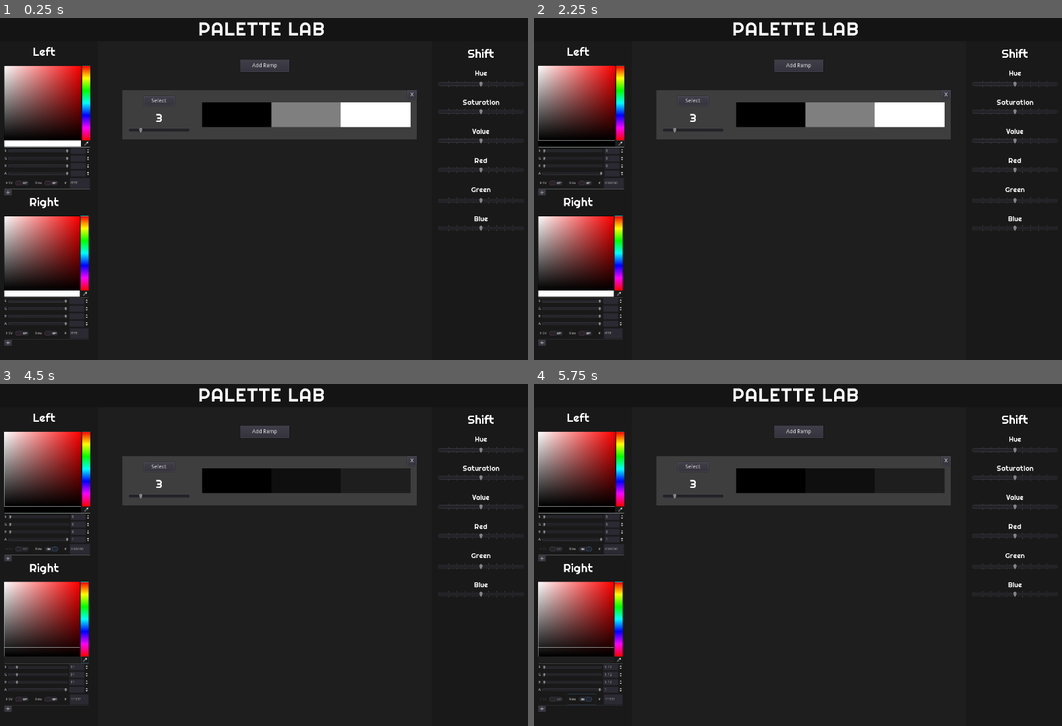
Above: before the commit, frames 1-4 (two rows, left to right).
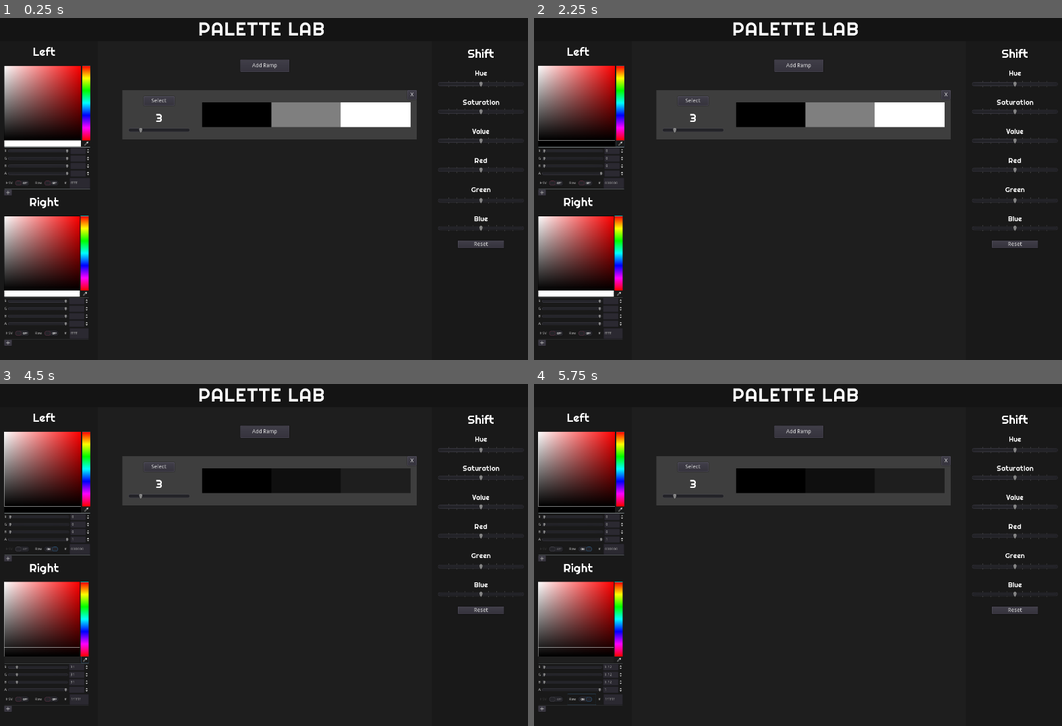
Above: after the commit, the same moments.

Repository: pbzona/palette_lab
Game: Godot game, scene res://src/Main.tscn
The game is run twice, just before and just after one commit, with the same random seed, the same clock (stepped at 60 frames per second) and the same inputs.
Inputs (mouse positions are in pixels of both pictures, inside the frame that each line leads up to):
- Up to frame 1 (0.25 s): no input
- Up to frame 2 (2.25 s): click (1014, 243) at 0.5 s, where only the run after the commit has a clickable "Reset"; click (618, 144) at 1.27 s; click "HSV" at 2 s
- Up to frame 3 (4.5 s): click "Raw" at 2.75 s; click (84, 661) at 3.52 s; click "HSV" at 4.25 s
- Up to frame 4 (5.75 s): click "Raw" at 5 s

The runs differ from the first frame. In frame 1, 0.2% of the frame differs, in the area x 86-96%, y 65-68%; in frame 2, 0.2%; in frame 3, 0.2%; in frame 4, 0.2%.
Error after the commit: Invalid call. Nonexistent function 'reset_all' in base 'Nil'. (res://src/toolbars/ShiftTools.gd:44)

Commit message:
Add shift reset button

Diff:
--- a/src/palette/RampShift.gd
+++ b/src/palette/RampShift.gd
@@ -47,3 +47,11 @@
 
 func set_blue(b : float) -> void:
 	self.blue = b
+
+func reset_all() -> void:
+	self.hue = 0
+	self.sat = 0
+	self.val = 0
+	self.red = 0
+	self.green = 0
+	self.blue = 0
--- a/src/toolbars/ShiftTools.gd
+++ b/src/toolbars/ShiftTools.gd
@@ -17,31 +17,30 @@
 	update_ui()
 
 func _on_HueSlider_value_changed(value):
-	if self.shift:
-		self.shift.set_hue(value)
-		emit_signal("SHIFT_CHANGED")
+	self.shift.set_hue(value)
+	emit_signal("SHIFT_CHANGED")
 
 func _on_SaturationSlider_value_changed(value):
-	if self.shift:
-		self.shift.set_sat(value)
-		emit_signal("SHIFT_CHANGED")
+	self.shift.set_sat(value)
+	emit_signal("SHIFT_CHANGED")
 
 func _on_ValueSlider_value_changed(value):
-	if self.shift:
-		self.shift.set_val(value)
-		emit_signal("SHIFT_CHANGED")
+	self.shift.set_val(value)
+	emit_signal("SHIFT_CHANGED")
 
 func _on_RedSlider_value_changed(value):
-	if self.shift:
-		self.shift.set_red(value)
-		emit_signal("SHIFT_CHANGED")
+	self.shift.set_red(value)
+	emit_signal("SHIFT_CHANGED")
 
 func _on_GreenSlider_value_changed(value):
-	if self.shift:
-		self.shift.set_green(value)
-		emit_signal("SHIFT_CHANGED")
+	self.shift.set_green(value)
+	emit_signal("SHIFT_CHANGED")
 
 func _on_BlueSlider_value_changed(value):
-	if self.shift:
-		self.shift.set_blue(value)
-		emit_signal("SHIFT_CHANGED")
+	self.shift.set_blue(value)
+	emit_signal("SHIFT_CHANGED")
+
+func _on_ResetButton_pressed():
+	self.shift.reset_all()
+	emit_signal("SHIFT_CHANGED")
+	update_ui()
--- a/src/toolbars/ShiftTools.tscn
+++ b/src/toolbars/ShiftTools.tscn
@@ -276,9 +276,19 @@
 __meta__ = {
 "_edit_use_anchors_": false
 }
+
+[node name="ResetButton" type="Button" parent="ControlContainer"]
+margin_left = 68.0
+margin_top = 456.0
+margin_right = 188.0
+margin_bottom = 476.0
+rect_min_size = Vector2( 120, 0 )
+size_flags_horizontal = 4
+text = "Reset"
 [connection signal="value_changed" from="ControlContainer/HueControl/HueSlider" to="." method="_on_HueSlider_value_changed"]
 [connection signal="value_changed" from="ControlContainer/SaturationControl/SaturationSlider" to="." method="_on_SaturationSlider_value_changed"]
 [connection signal="value_changed" from="ControlContainer/ValueControl/ValueSlider" to="." method="_on_ValueSlider_value_changed"]
 [connection signal="value_changed" from="ControlContainer/RedControl/RedSlider" to="." method="_on_RedSlider_value_changed"]
 [connection signal="value_changed" from="ControlContainer/GreenControl/GreenSlider" to="." method="_on_GreenSlider_value_changed"]
 [connection signal="value_changed" from="ControlContainer/BlueControl/BlueSlider" to="." method="_on_BlueSlider_value_changed"]
+[connection signal="pressed" from="ControlContainer/ResetButton" to="." method="_on_ResetButton_pressed"]
